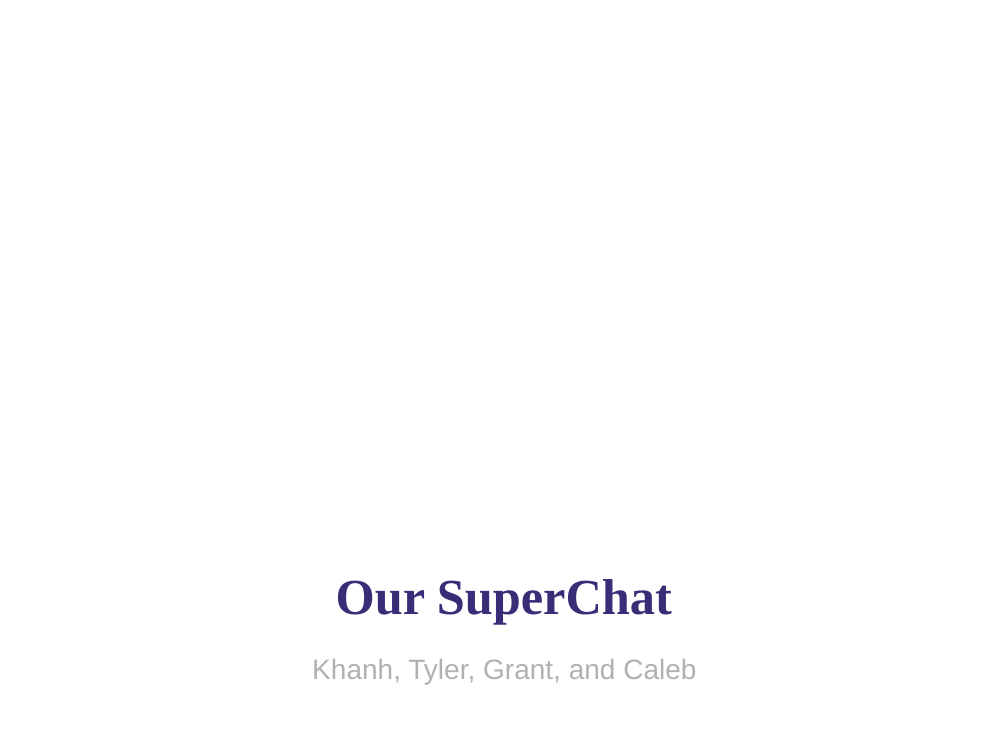
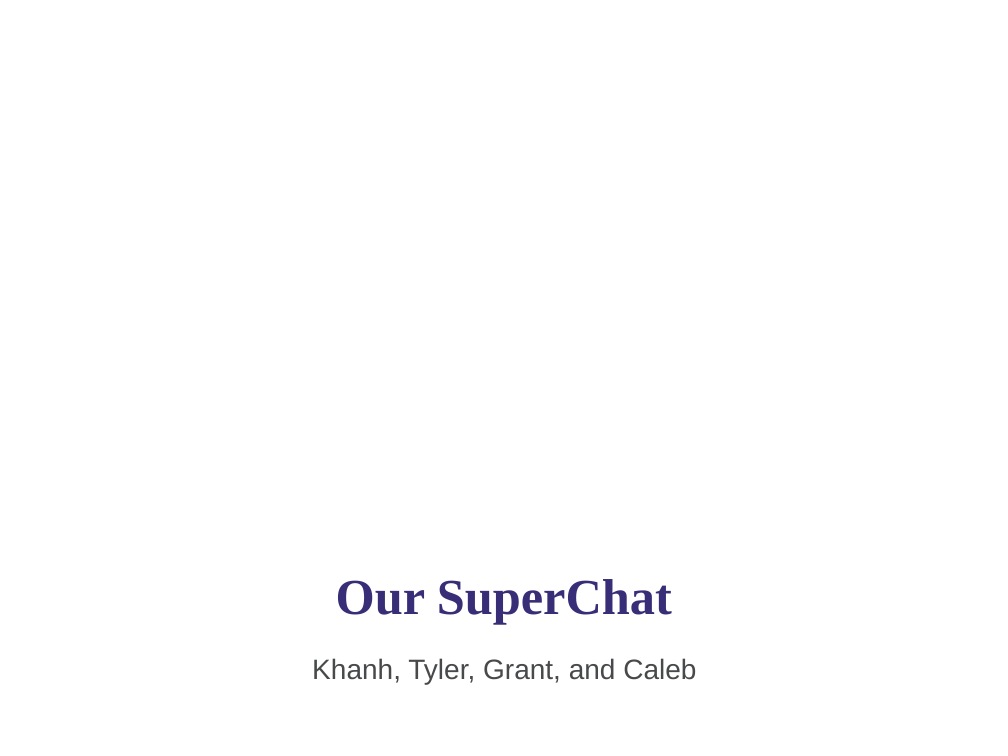
Before and after one commit to kngu9/SuperChat3310, a slide deck: slide 1 of Our SuperChat.pptx. Drawn at 1008x756 pixels with LibreOffice and Linux fonts; fonts in the diff are those of the drawing; background and template pictures are left out. Boxes give left, top, right and bottom in pixels: in the first picture for what was removed or moved away, otherwise in the second. Text is boxed around its words. In the diff, an @@ line names an element or a change of style, - is before the commit and + after.

```diff
--- a/Our SuperChat.pptx
+++ b/Our SuperChat.pptx
@@ subtitle "Khanh, Tyler, Grant, and Caleb" at (312, 658, 696, 684): text colour #AFB2B4 to #47494B @@
```
Also in this commit, not shown: 1 other slide changed.
